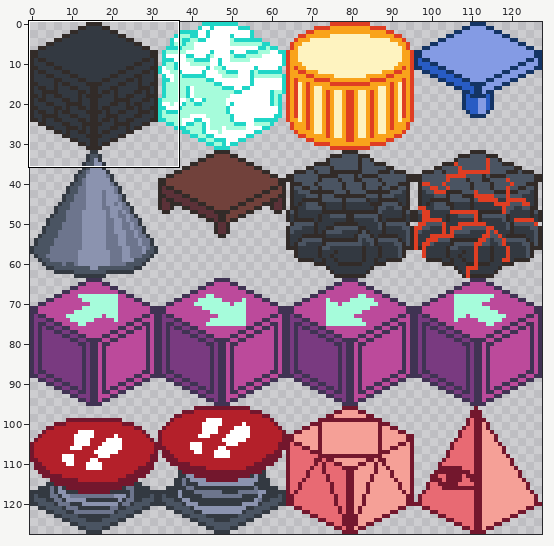
Sprite sheet -- assets/gfx/tiles.png. The picture above shows the old version from afar; the outline marks the close-up.
Close-up. Before the commit:
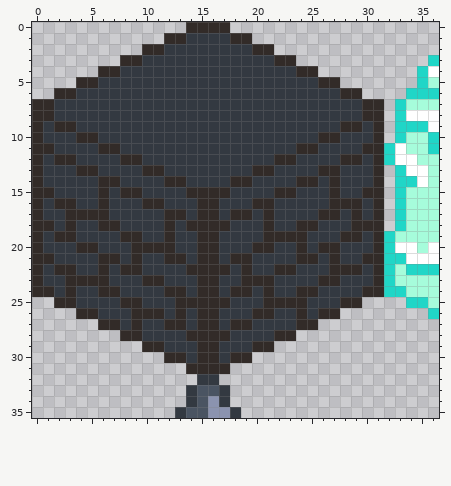
The file is 128x128 pixels. Shown: x 0..36, y 0..35.
New version:
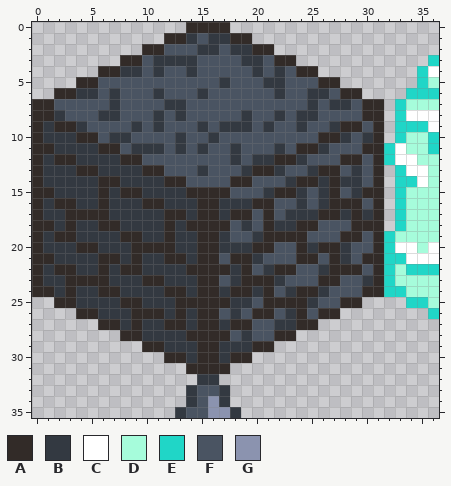
Palette (. is transparent): A #322b28  B #333941  C #ffffff  D #a6fcdb  E #20d6c7  F #4a5462  G #8b93af
Commit: Made hell tiles a little brighter
What changed:
Changed rows in their new state; - is an unchanged pixel.
first column x 2:
 1 -------------F---------------
 2 ----------FFF--F-------------
 3 --------F----FFFF--F---------
 4 --------F-FF-FFFFF-F-F-------
 5 ----FFFFFFFFFFF-FFF--FFF-----
 6 ----F-FFF-FFF-FFFFFF-FF--F---
 7 FFFFF-FFFF--FFFFFFFFFFF-F--F-
 8 -FFF--FFF-F-FFFFF-FF-F--FFFF-
 9 ---FFFF-F-FFF-F---F-FF-FF---F
10 ----F--FFFF-FF-FFFFFFFFF---F-
11 ------F---F-F-FF-FFF-F---FFF-
12 --------FFFFFFFF-F-----FFF--F
13 ----------FFF-FFF----FF---F-F
14 ------------FFFF--FFF-------F
15 ----------------FFF----F--F--
16 --------------------FF-F----F
17 ------------------F-F--------
18 ----------------F-F-----FFF--
19 ----------------FF-----FFF--F
20 --------------------FF-----FF
21 ---------------F---FFF--F--F-
22 ------------------F---FF----F
23 ---------------F-----FFF--FF-
24 --------------------F----FFF-
25 ------------------F-----FF---
26 ---------------F-F--F--F-----
27 ------------------FF---------
28 ----------------F-FF---------
Pixel boxes of the changes (left, top, right, bottom) in both close-ups:
changed: (54, 33, 373, 341)
